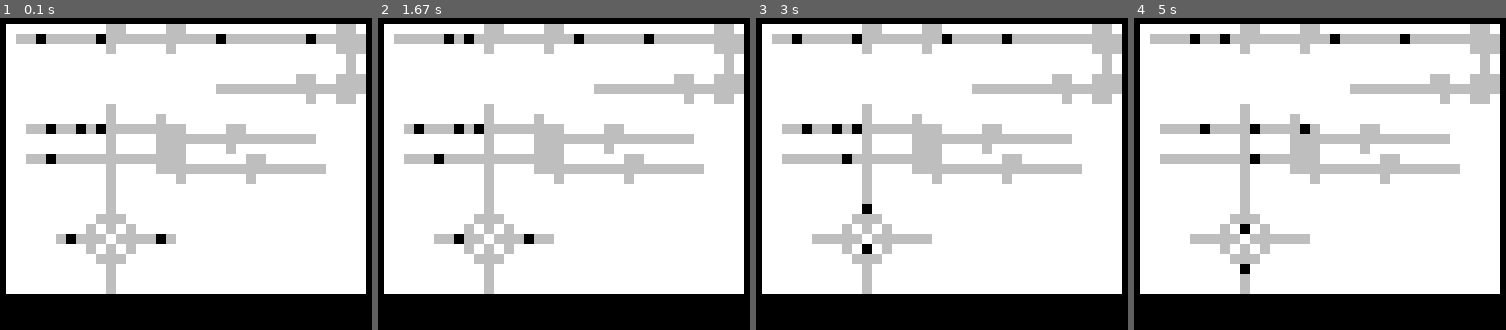
Above: before the commit, frames 1-4 (left to right).
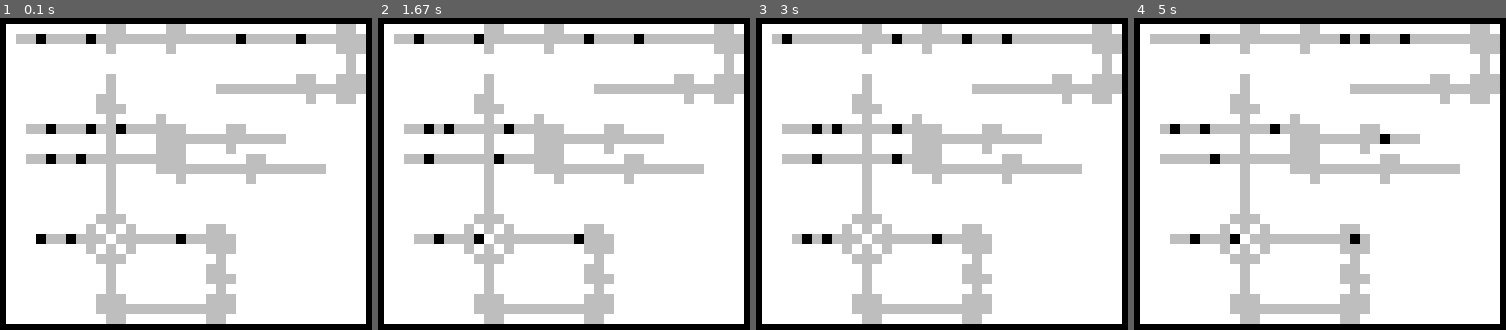
Above: after the commit, the same moments.

Repository: timo/brownomat
Game: pygame game, started from pygamefe.py
Two runs of this game, one before a commit and one after it. Both use one fixed random seed, a clock stepped at 60 frames per second and the inputs below. The source is Python 2; it was converted automatically to run under Python 3.
Inputs:
- Up to frame 1 (0.1 s): no input
- Up to frame 2 (1.67 s): no input
- Up to frame 3 (3 s): no input
- Up to frame 4 (5 s): no input

The runs differ from the first frame. In frame 1, 13% of the frame differs, in the area x 1-99%, y 5-99%; in frame 2, 14%; in frame 3, 13%; in frame 4, 13%.

Commit message:
more interesting field uncovers a bug

Diff:
--- a/pygamefe.py
+++ b/pygamefe.py
@@ -66,29 +66,31 @@
           _     _                ___
                                   _
                                   _
-                             __  ___
-                     _______________
-                              _  __
-          _
+          _                  __  ___
+          _          _______________
+         __                   _  __
+         ___
           _    _
   _O___O___O______    __
-          _    ________________
+          _    _____________
           _    ___    _
-  _O______________      __
+  _O___O__________      __
           _    _________________
           _      _      _
           _
           _
           _
          ___
-        _ _ _
-     O____ _____O
-        _ _ _
-         ___
-          _
-          _
-          _
-
+        _ _ _       __
+   O_O____ _____O______
+        _ _ _       ___
+         ___         _
+          _         __
+          _         ___
+          _          _
+         ___        ___
+         ______________
+          __        __
 """
 
 class PyGameFrontend(object):
